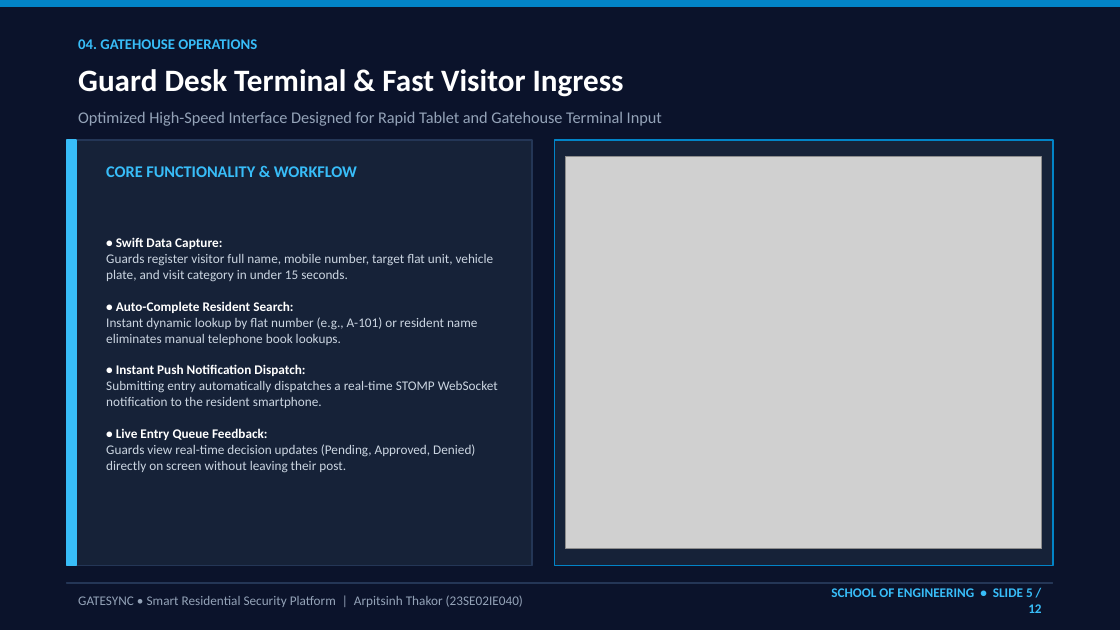
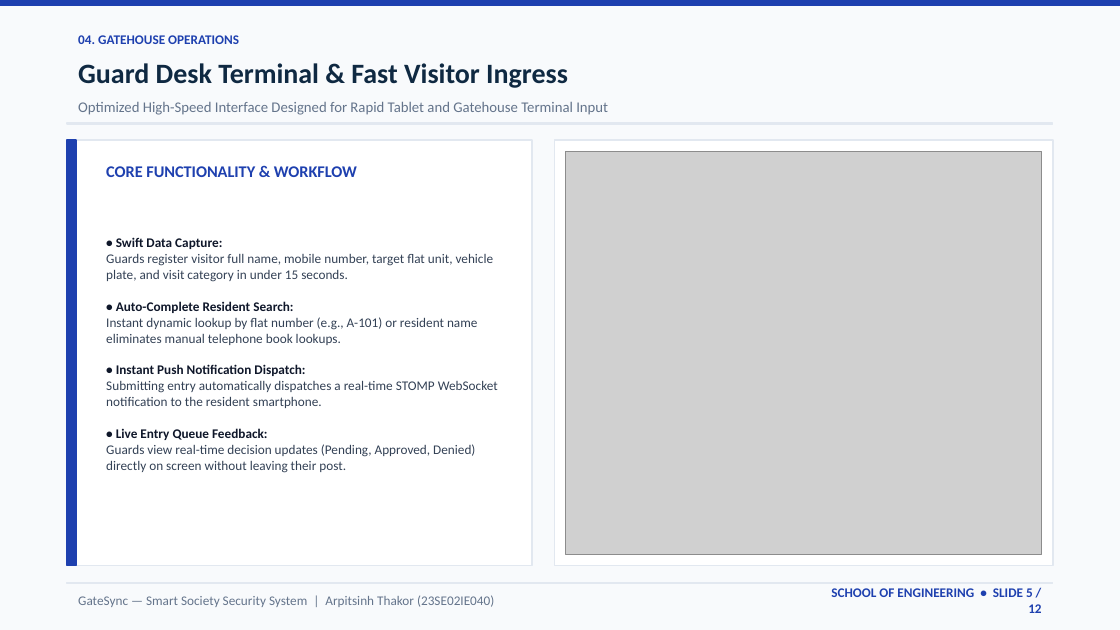
Before and after one commit to arpitthakor28/sms1, a slide deck: slide 5 of GateSync_Project_Presentation.pptx. Drawn at 1120x630 pixels with LibreOffice and Linux fonts; fonts in the diff are those of the drawing; grey boxes stand for pictures. Boxes give left, top, right and bottom in pixels: in the first picture for what was removed or moved away, otherwise in the second. Text is boxed around its words. In the diff, an @@ line names an element or a change of style, - is before the commit and + after.

Commit message:
Deliver White Background Presentation with full technical context, School of Engineering, Final Year Project, AY 2026-2027

```diff
--- a/GateSync_Project_Presentation.pptx
+++ b/GateSync_Project_Presentation.pptx
@@ background #0B132B to #F8FAFC @@
@@ rectangle at <box>0,0,1120,6</box>: fill #0284C7 to #1E40AF; outline #0284C7 1 pt to #1E40AF 1 pt @@
@@ text "04. GATEHOUSE OPERATIONS" at <box>78,35,239,44</box>: size 9.5 to 8.5 pt, text colour #38BDF8 to #1E40AF @@
@@ text "Guard Desk Terminal & Fast ..." at <box>78,63,568,88</box>: size 20 to 18 pt, text colour #FFFFFF to #0F2942 @@
@@ text "Optimized High-Speed Interface Designed for ...": place and size @@
-text "Optimized High-Speed Interface Designed for ..." at <box>78,111,662,126</box>
+text "Optimized High-Speed Interface Designed for ..." at <box>78,102,608,115</box>
@@ text "Optimized High-Speed Interface Designed for ..." at <box>78,102,608,115</box>: size 10.5 to 9.5 pt, text colour #94A3B8 to #64748B @@
@@ rectangle at <box>67,140,532,566</box>: fill #162238 to #FFFFFF; outline #243656 1 pt to #E2E8F0 1 pt @@
@@ rectangle at <box>67,140,76,566</box>: fill #38BDF8 to #1E40AF; outline #38BDF8 1 pt to #1E40AF 1 pt @@
@@ rectangle added at <box>67,123,1053,124</box>, fill #E2E8F0, outline #E2E8F0 1 pt @@
@@ rectangle at <box>554,140,1053,566</box>: fill #162238 to #FFFFFF; outline #0284C7 1 pt to #E2E8F0 1 pt @@
@@ text "CORE FUNCTIONALITY & WORKFLOW" at <box>106,166,357,177</box>: text colour #38BDF8 to #1E40AF @@
@@ picture: place and size @@
-picture at <box>566,157,1042,549</box>
+picture at <box>566,151,1042,554</box>
@@ text "• Swift Data Capture: Guards ..." at <box>106,237,498,473</box>: text colour #FFFFFF to #0F172A in "• Swift Data Capture: • Auto-Complete Resident ..."; text colour #CBD5E1 to #334155 in "Guards register visitor full name, mobile number, ..." @@
@@ rectangle at <box>67,582,1053,584</box>: fill #243656 to #E2E8F0; outline #243656 1 pt to #E2E8F0 1 pt @@
@@ text at <box>78,595,494,607</box>: text changed; text colour #94A3B8 to #64748B @@
-GATESYNC • Smart Residential Security Platform | Arpitsinh Thakor (23SE02IE040)
+GateSync — Smart Society Security System | Arpitsinh Thakor (23SE02IE040)
@@ text "SCHOOL OF ENGINEERING • SLIDE ..." at <box>831,588,1041,613</box>: text colour #38BDF8 to #1E40AF @@
```
Also in this commit, not shown: 11 other slides changed, 7 other files.
